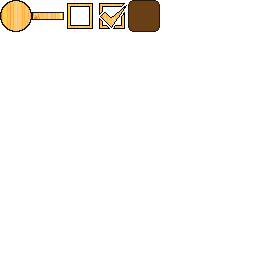
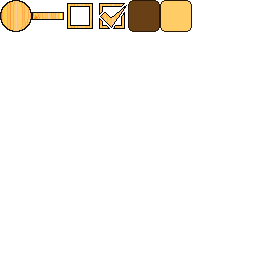
Revision of a layered 256 x 256 image; what changed, layer by layer:
painted on "Layer" over [160, 0, 192, 32]
